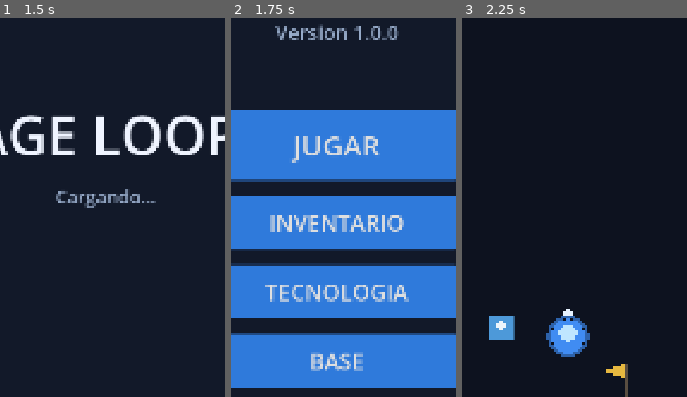
Above: before the commit, frames 1-3 (left to right).
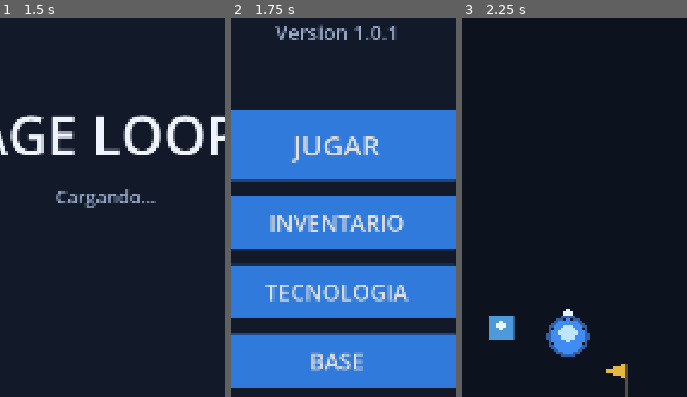
Above: after the commit, the same moments.

Repository: Kaitach/age-loop
Game: Godot game, scene res://scenes/bootstrap/bootstrap.tscn
The game is run twice, just before and just after one commit, with the same random seed, the same clock (stepped at 60 frames per second) and the same inputs.
Inputs:
- Up to frame 1 (1.5 s): tap Enter at 0.5 s; tap Space at 1.25 s
- Up to frame 2 (1.75 s): no input
- Up to frame 3 (2.25 s): click "JUGAR" at 2 s
The pictures show only the part of the screen within x 26-76%, y 35-85%; the shares and areas given below are measured in that part.

Frame 1 is identical in both runs. In frame 2, 0.2% of the frame differs, in the area x 69-75%, y 2-6%; in frame 3, nothing differs.

Commit message:
fix: auto-advance on victory, revert on defeat and inventory sell feedback

Diff:
--- a/project.godot
+++ b/project.godot
@@ -7,7 +7,7 @@
 [application]
 
 config/name="AGE LOOP"
-config/version="1.0.0"
+config/version="1.0.1"
 run/main_scene="res://scenes/bootstrap/bootstrap.tscn"
 config/features=PackedStringArray("4.7", "Mobile")
 boot_splash/bg_color=Color(0.0705882, 0.0980392, 0.160784, 1)
--- a/scenes/inventory/inventory_screen.gd
+++ b/scenes/inventory/inventory_screen.gd
@@ -24,7 +24,7 @@
 func _refresh() -> void:
 	for child in items_list.get_children():
 		child.queue_free()
-	count_label.text = "%d / %d objetos" % [GameState.inventory.size(), InventoryManager.CAPACITY]
+	count_label.text = "%d / 50 objetos  ·  ORO %d" % [GameState.inventory.size(), GameState.gold]
 	detail_panel.visible = false
 	_selected_id = ""
 	if GameState.inventory.is_empty():
@@ -74,10 +74,33 @@
 	sell_button.disabled = not has_selection
 
 func _on_equip_pressed() -> void:
-	InventoryManager.equip_item(_selected_id)
+	if InventoryManager.equip_item(_selected_id):
+		_show_toast("¡Equipado!")
+	else:
+		_show_toast("No se pudo equipar")
 
 func _on_sell_pressed() -> void:
-	InventoryManager.sell_item(_selected_id)
+	var val := InventoryManager.sell_item(_selected_id)
+	if val > 0:
+		_show_toast("Vendido por %d oro" % val)
 
 func _on_sell_commons_pressed() -> void:
-	InventoryManager.sell_all_by_rarity("common")
+	var total := InventoryManager.sell_all_by_rarity("common")
+	if total > 0:
+		_show_toast("Vendidos comunes por %d oro" % total)
+	else:
+		_show_toast("No hay comunes para vender")
+
+func _show_toast(text: String) -> void:
+	var lbl := Label.new()
+	lbl.text = text
+	lbl.add_theme_font_size_override("font_size", 38)
+	lbl.add_theme_color_override("font_color", Color(1, 0.92, 0.5))
+	lbl.horizontal_alignment = HORIZONTAL_ALIGNMENT_CENTER
+	lbl.position = Vector2(40, 1720)
+	lbl.size = Vector2(1000, 60)
+	add_child(lbl)
+	var tw := create_tween()
+	tw.tween_interval(1.4)
+	tw.tween_property(lbl, "modulate:a", 0.0, 0.4)
+	tw.tween_callback(lbl.queue_free)
--- a/scenes/menu/main_menu.tscn
+++ b/scenes/menu/main_menu.tscn
@@ -80,7 +80,7 @@
 layout_mode = 2
 theme_override_colors/font_color = Color(0.6, 0.68, 0.8, 1)
 theme_override_font_sizes/font_size = 48
-text = "Version 1.0.0"
+text = "Version 1.0.1"
 horizontal_alignment = 1
 vertical_alignment = 1
 
--- a/scripts/battle/battle.gd
+++ b/scripts/battle/battle.gd
@@ -185,15 +185,18 @@
 func _on_drop_equipped() -> void:
 	if _current_drop.is_empty():
 		return
-	InventoryManager.equip_item(String(_current_drop["id"]))
-	result_sub.text += "   [Equipado]"
+	if InventoryManager.equip_item(String(_current_drop["id"])):
+		result_sub.text += "   [Equipado]"
+		_show_tutorial("¡Objeto equipado!")
 	_hide_drop_card()
 
 func _on_drop_sold() -> void:
 	if _current_drop.is_empty():
 		return
+	var val := int(_current_drop.get("sell_value", 0))
 	InventoryManager.sell_item(String(_current_drop["id"]))
-	result_sub.text += "   [+%d oro]" % int(_current_drop.get("sell_value", 0))
+	result_sub.text += "   [+%d oro]" % val
+	_show_tutorial("Vendido por %d oro" % val)
 	_hide_drop_card()
 
 func _hide_drop_card() -> void:
@@ -223,13 +226,25 @@
 	base_building.set_process(false)
 	result_title.text = "VICTORIA" if victory else "DERROTA"
 	if not victory:
-		result_sub.text = "La base ha caido."
+		result_sub.text = "La base ha caido. Vuelves a la oleada anterior para farmear."
+		retry_button.text = "REINTENTAR"
+		if GameState.wave > 1:
+			GameState.wave -= 1
+		elif GameState.world > 1:
+			GameState.world -= 1
+			GameState.wave = MAX_WAVE
+		SignalBus.save_requested.emit()
 	else:
+		retry_button.text = "SIGUIENTE"
 		if TutorialManager.should_show("first_victory"):
 			TutorialManager.mark_seen("first_victory")
 			_show_tutorial("¡Victoria! Ganaste recursos. Usa MEJORAS para fortalecerte.")
 		AudioManager.play_sfx("victory")
 		_shake(6.0)
+		get_tree().create_timer(2.8).timeout.connect(func() -> void:
+			if state == State.WON and is_inside_tree():
+				get_tree().reload_current_scene()
+		, CONNECT_ONE_SHOT)
 	result_panel.visible = true
 	result_panel.scale = Vector2(0.9, 0.9)
 	var tw := create_tween()
Not shown, changed: export_presets.cfg
